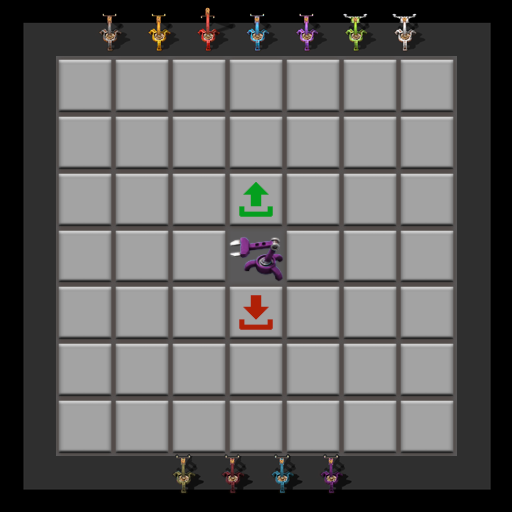
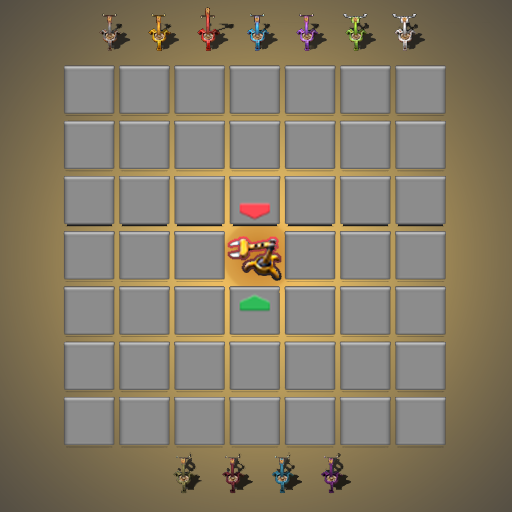
Two versions of the same layered image (512×512). Layer-by-layer changes:
added group "Gruppo 1" with 9 layers above "Layer 2" over box(0, 0, 512, 512)
added layer "Livello 6" in group "Gruppo 1" over box(228, 237, 281, 280)
added layer "Riempimento sfumatura 1" (1st of 2, in "Gruppo 1") in group "Gruppo 1" over box(0, 0, 512, 512)
added layer "Livello 3" in group "Gruppo 1" over box(0, 0, 512, 512)
added layer "Screenshot 2024-10-20 121638" in group "Gruppo 1" over box(53, 56, 459, 454)
hid "Layer 2" over box(56, 56, 457, 456)
